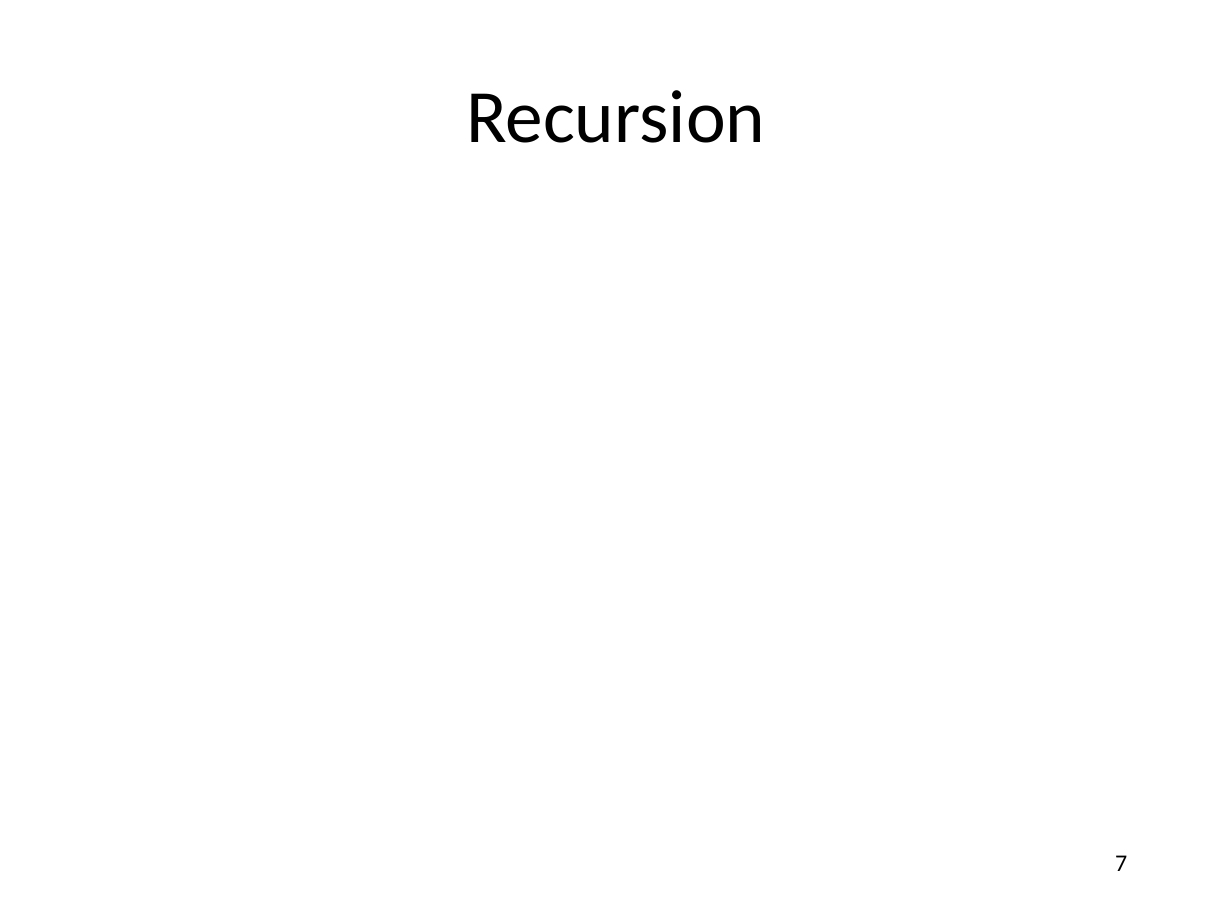
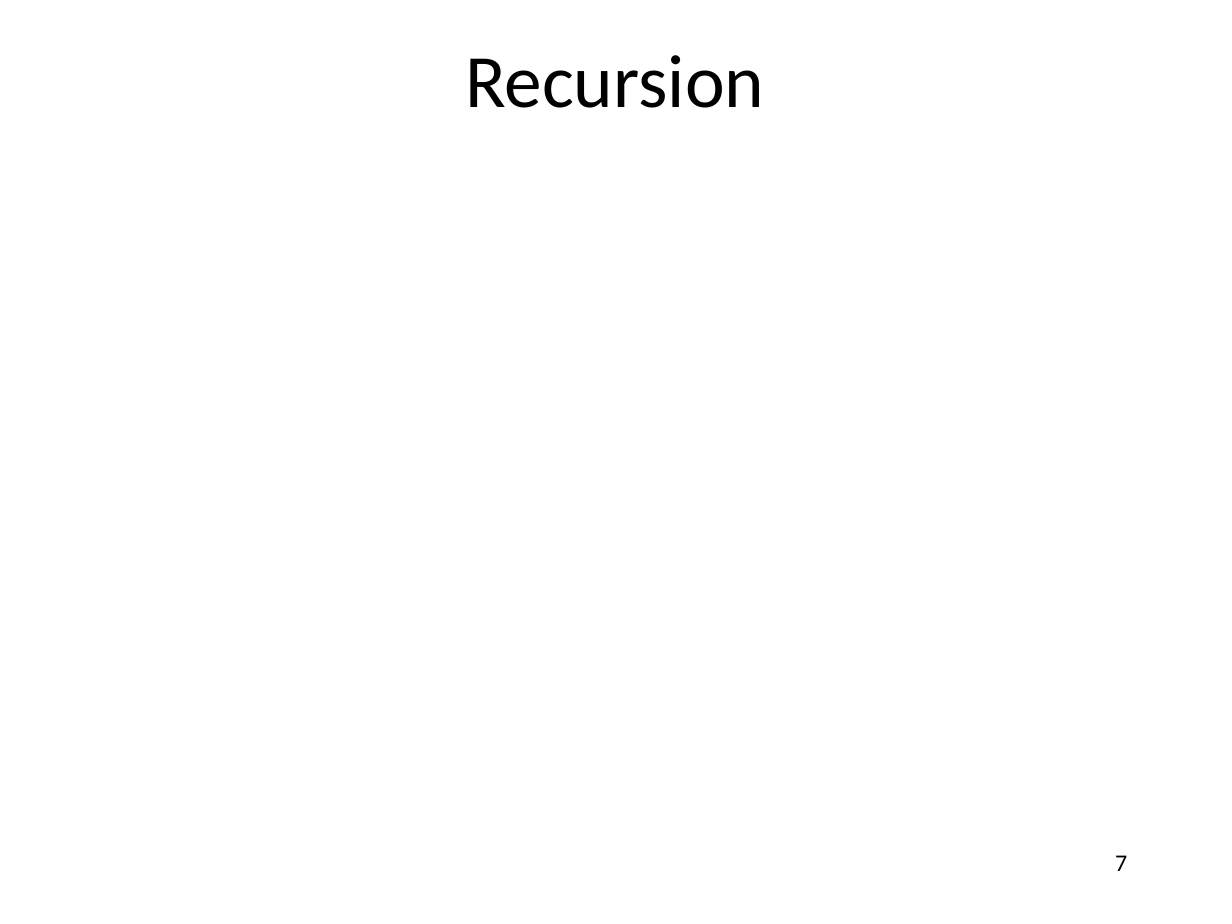
Before and after one commit to anoopsarkar/compilers-class, a slide deck: slide 7 of assets/ppt/cfg/cfg2-ambiguity.pptx. Drawn at 1232x924 pixels with LibreOffice and Linux fonts; fonts in the diff are those of the drawing; grey boxes stand for pictures. Boxes give left, top, right and bottom in pixels: in the first picture for what was removed or moved away, otherwise in the second. Text is boxed around its words. In the diff, an @@ line names an element or a change of style, - is before the commit and + after.

```diff
--- a/assets/ppt/cfg/cfg2-ambiguity.pptx
+++ b/assets/ppt/cfg/cfg2-ambiguity.pptx
@@ title "Recursion": place and size @@
-title "Recursion" at [466, 90, 765, 143]
+title "Recursion" at [465, 55, 764, 108]
```
Also in this commit, not shown: 1 other slide changed, 1 other file.
